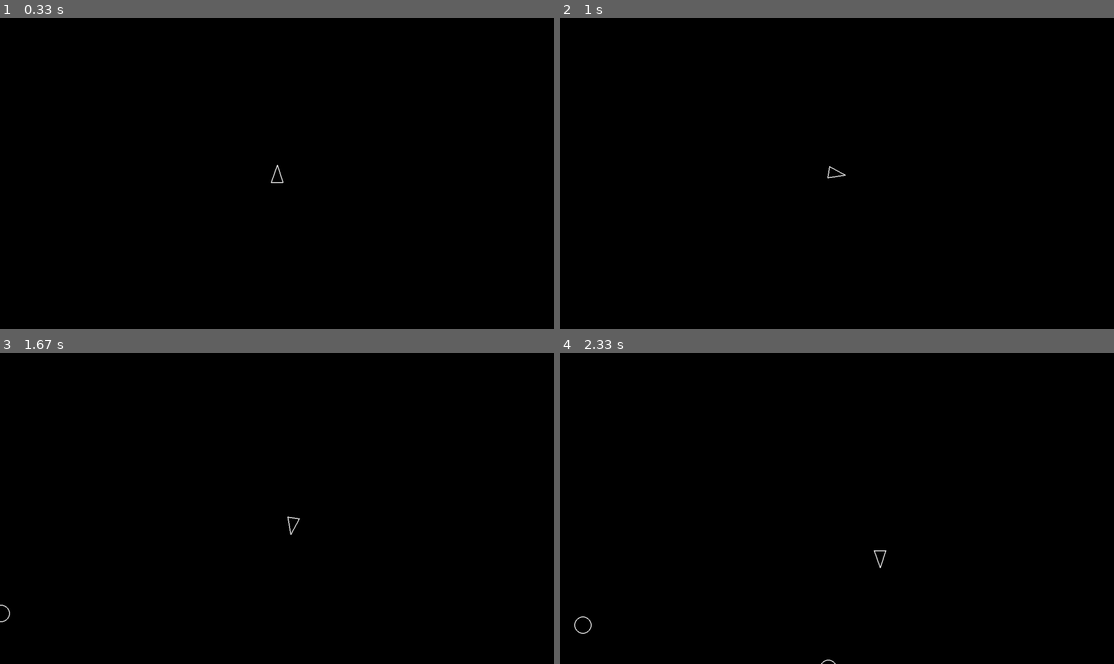
Above: before the commit, frames 1-4 (two rows, left to right).
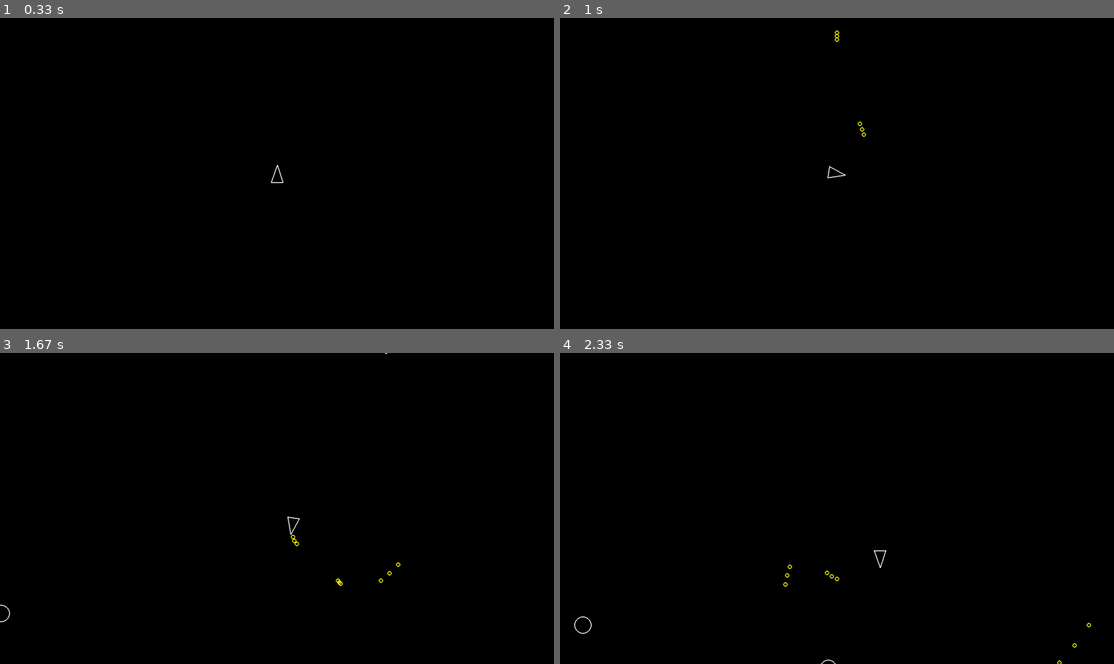
Above: after the commit, the same moments.

Repository: paulhunter/pygame-asteroids
Game: pygame game, started from main.py
The game is run twice, just before and just after one commit, with the same random seed, the same clock (stepped at 60 frames per second) and the same inputs.
Inputs:
- Up to frame 1 (0.33 s): no input
- Up to frame 2 (1 s): tap Space at 0.33, 0.73 s; hold Right from 0.67 s (still down)
- Up to frame 3 (1.67 s): tap Space at 1.03, 1.23, 1.57 s; release Right at 1.13 s; hold Up 1.17-1.47 s; hold Right from 1.5 s (still down)
- Up to frame 4 (2.33 s): tap Space at 1.87, 2.07 s; release Right at 1.97 s; hold Left from 2 s (still down)

Frame 1 is identical in both runs. In frame 2, less than 0.1% of the frame differs, in the area x 49-56%, y 3-39%; in frame 3, less than 0.1%; in frame 4, less than 0.1%, in the area x 40-96%, y 67-100%.

Commit message:
player ship can shoot

Diff:
--- a/constants.py
+++ b/constants.py
@@ -10,3 +10,6 @@
 PLAYER_TURN_SPEED = 300 # degrees per second
 PLAYER_MAX_SPEED = 200 # pixels per second
 PLAYER_ACCELERATION = 500 # pixels per second per second
+PLAYER_SHOOT_SPEED = 500 # pixels per second
+
+SHOT_RADIUS = 5 # pixels
--- a/main.py
+++ b/main.py
@@ -22,6 +22,7 @@
 from constants import *
 
 from player import Player
+from shot import Shot
 from asteroid import Asteroid
 from asteroidfield import AsteroidField
 
@@ -44,11 +45,14 @@
     drawable = pygame.sprite.Group()
     # all asteroids
     asteroids = pygame.sprite.Group()
+    # all player shots
+    shots = pygame.sprite.Group()
 
     # Configure the applicable containers for the given sprite types
     # Note - As long as these are set, pygame.sprite.Sprite will automatically
     #       add them to these groups at the time of creation
     Player.containers = (updatable, drawable)
+    Shot.containers = (updatable, drawable, shots)
     Asteroid.containers = (updatable, drawable, asteroids)
     AsteroidField.containers = (updatable)
 
--- a/player.py
+++ b/player.py
@@ -8,10 +8,13 @@
 
 import pygame
 from circleshape import CircleShape
+from shot import Shot
 from constants import PLAYER_RADIUS \
                     , PLAYER_TURN_SPEED \
                     , PLAYER_ACCELERATION \
                     , PLAYER_MAX_SPEED \
+                    , PLAYER_SHOOT_SPEED \
+                    , SHOT_RADIUS \
                     , SCREEN_WIDTH \
                     , SCREEN_HEIGHT
 
@@ -24,7 +27,7 @@
         self.rotation = 0
         super().__init__(x, y, PLAYER_RADIUS)
 
-
+    #
     def forward(self):
         # y-axis is negative going up, positive going down
         # forward is north vector rotated by current rotation
@@ -53,6 +56,11 @@
         self.velocity = newVelocity
 
 
+    def shoot(self):
+        shotPos = self.position + self.forward()
+        s = Shot(shotPos.x, shotPos.y, SHOT_RADIUS)
+        s.velocity = (self.forward() * PLAYER_SHOOT_SPEED) + self.velocity
+
 # circleshape overrides
 
     def draw(self, screen):
@@ -62,6 +70,7 @@
     def update(self, dt):
         keys = pygame.key.get_pressed()
 
+        # MOVEMENT CONTROLS + MOVEMENT
         if keys[pygame.K_a] or keys[pygame.K_LEFT]:
             self.rotate(-dt)
 
@@ -87,3 +96,7 @@
             newPos.update(newPos.x, newPos.y - SCREEN_HEIGHT)
 
         self.position = newPos;
+
+        # SHOOTING CONTROLS + SHOOTING
+        if keys[pygame.K_SPACE]:
+            self.shoot()
--- /dev/null
+++ b/shot.py
@@ -0,0 +1,21 @@
+
+import pygame
+from circleshape import CircleShape
+
+class Shot(CircleShape):
+    containers = None
+
+
+    def __init__(self, x, y, radius):
+        super().__init__(x, y, radius)
+
+
+# CircleShape overrides
+
+    def draw(self, screen):
+        pygame.draw.circle(screen, "yellow", self.position, self.radius, 2)
+
+
+    def update(self, dt):
+        newPos = self.position + (self.velocity * dt)
+        self.position = newPos
